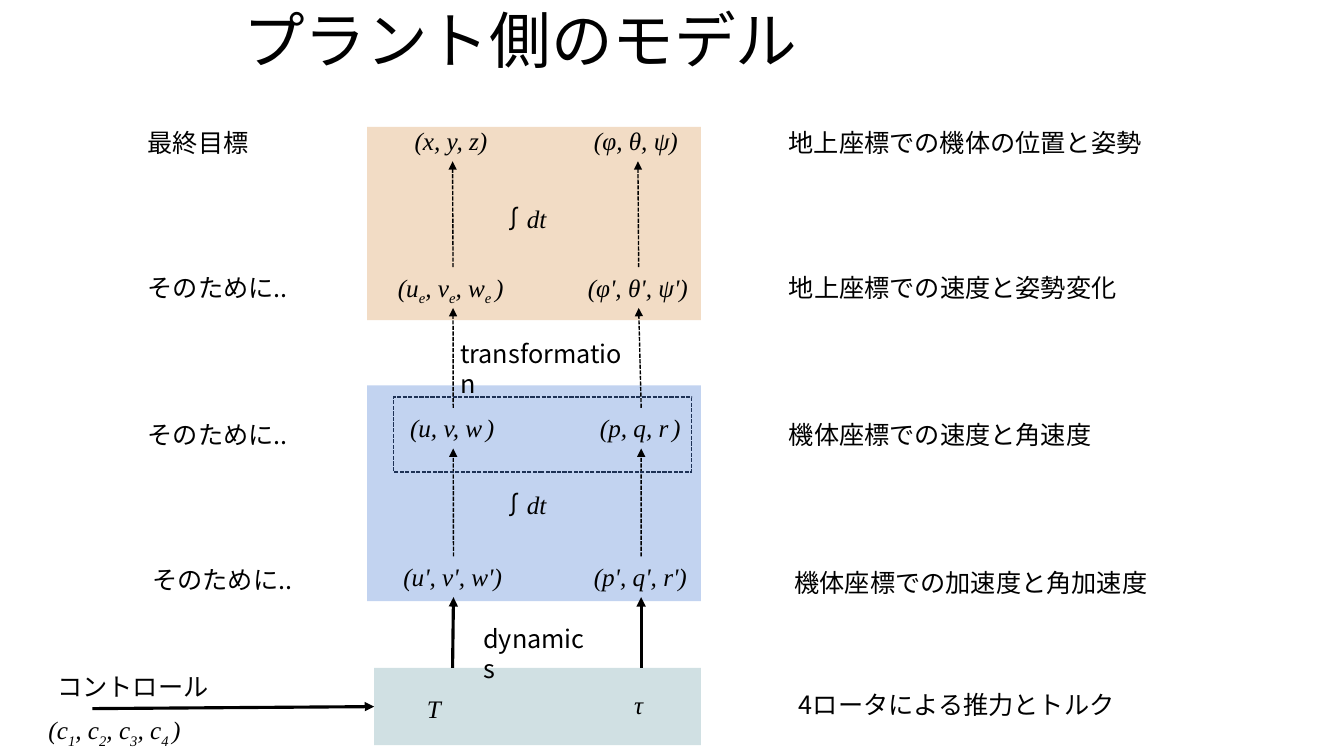
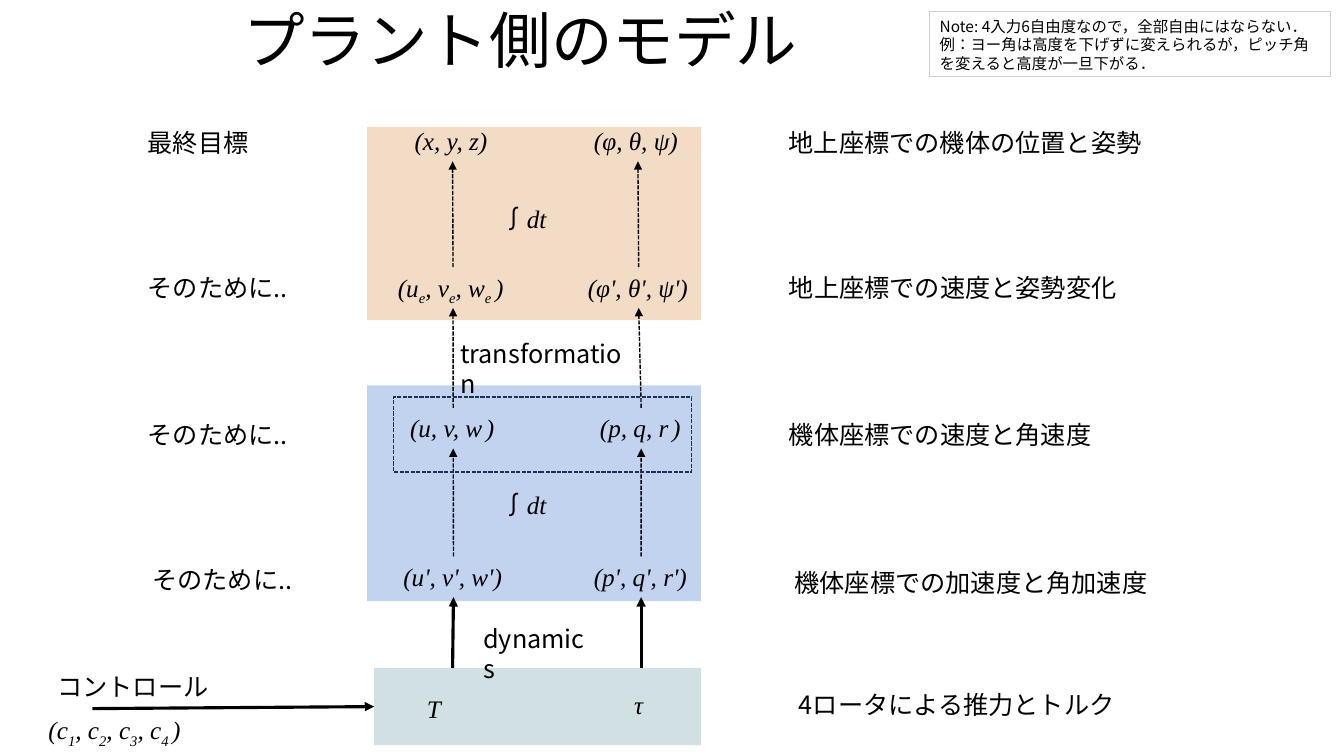
Before and after one commit to toppers/hakoniwa-px4sim, a slide deck: slide 6 of drone_physics/drone_frames.pptx. Drawn at 1344x756 pixels with LibreOffice and Linux fonts; fonts in the diff are those of the drawing. Boxes give left, top, right and bottom in pixels: in the first picture for what was removed or moved away, otherwise in the second. Text is boxed around its words. In the diff, an @@ line names an element or a change of style, - is before the commit and + after.

```diff
--- a/drone_physics/drone_frames.pptx
+++ b/drone_physics/drone_frames.pptx
@@ rectangle added at (930, 12, 1330, 77), outline #D0CECE 0.75 pt, 11 pt, text #000000 @@
+Note: 4入力6自由度なので，全部自由にはならない．
+例：ヨー角は高度を下げずに変えられるが，ピッチ角を変えると高度が一旦下がる．
```
Also in this commit, not shown: 7 other slides changed, 7 slides added, 1 slide removed, 2 other files.
